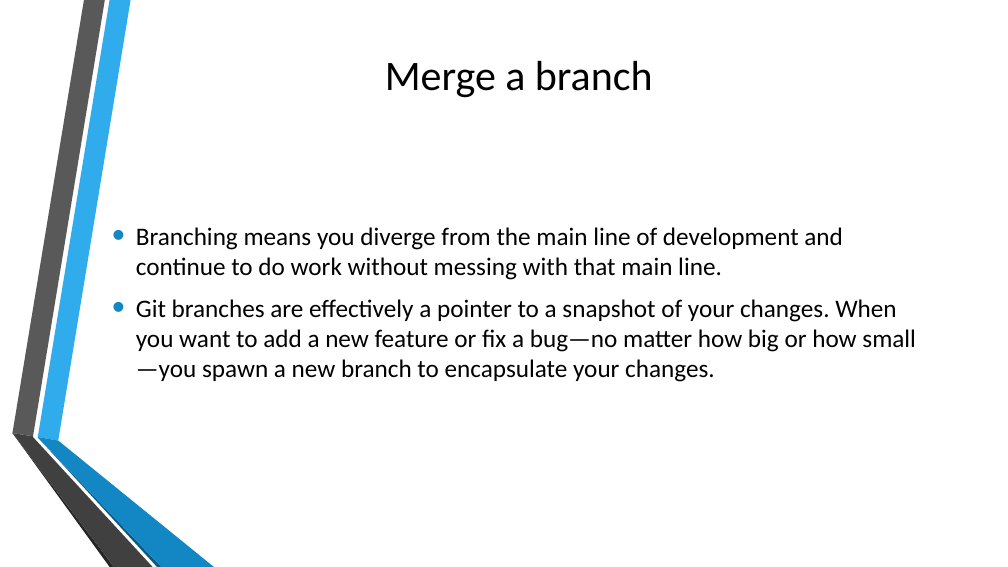
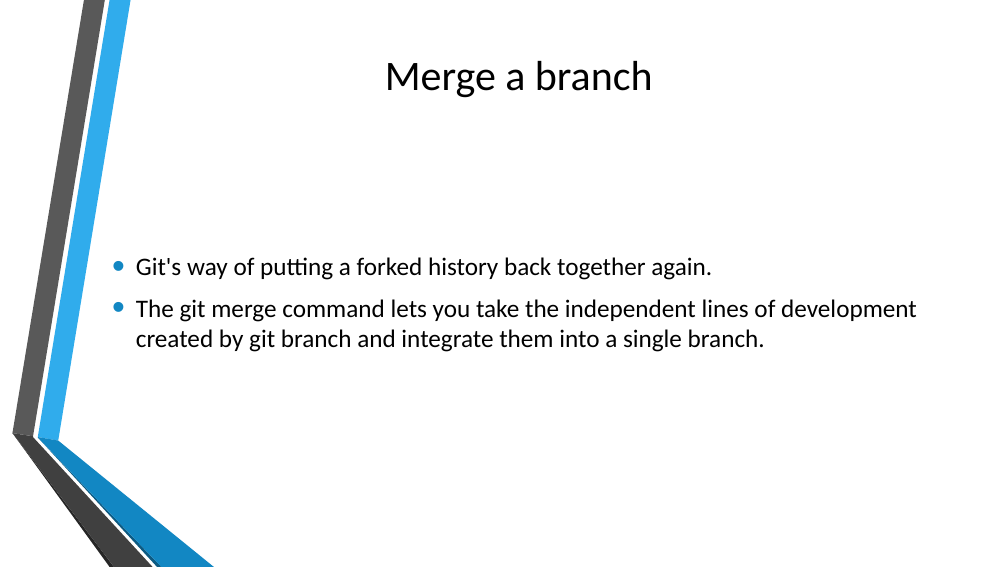
Before and after one commit to errol20/GitPPT, a slide deck: slide 43 of Version Control using Git.pptx. Drawn at 1008x567 pixels with LibreOffice and Linux fonts; fonts in the diff are those of the drawing; background and template pictures are left out. Boxes give left, top, right and bottom in pixels: in the first picture for what was removed or moved away, otherwise in the second. Text is boxed around its words. In the diff, an @@ line names an element or a change of style, - is before the commit and + after.

```diff
--- a/Version Control using Git.pptx
+++ b/Version Control using Git.pptx
@@ text at box(136, 257, 917, 352): text changed @@
-• Branching means you diverge from the main line of development and continue to do work without messing with that main line.
-• Git branches are effectively a pointer to a snapshot of your changes. When you want to add a new feature or fix a bug—no matter how big or how small—you spawn a new branch to encapsulate your changes.
+• Git's way of putting a forked history back together again.
+• The git merge command lets you take the independent lines of development created by git branch and integrate them into a single branch.
```
Also in this commit, not shown: 4 slides added.
